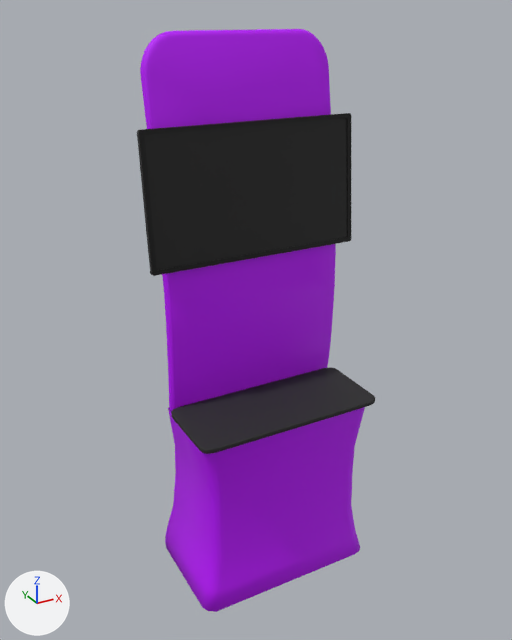
An edit to the glTF model models/backdrops/Quickzip/Broadcast.glb, drawn before and after from the same camera.
One viewpoint serves both versions: a 50 mm camera at (-1.33, -2.32, 2.38) aimed at (-0.03, 0.04, 1.2). The axes (+X, +Y, +Z) are drawn at lower left. The lights are the same throughout. The first picture is the older version.

Script lines for the objects in view, before the commit:
```python
mat_paint_color = principled_material('paint_color')
mat_paint_color.base_color = (0.502, 0.0, 1.0)  # purple #bc00ff
mat_paint_color.roughness = 0.691
me_mesh_013 = bpy.data.meshes.new('Mesh.013')
me_mesh_013.from_pydata(...)  # 1176 vertices, 2304 faces; spans x -0.46..0.46, y -0.25..0.27, z -0.01..2.29
# faces by material slot: [840, 56, 848, 560]
me_mesh_013.materials.append(mat_paint_color)  # purple #bc00ff
me_mesh_013.materials.append(mat_screen_002)  # black #191919
me_mesh_013.materials.append(mat_black_003)  # black #262626
me_mesh_013.materials.append(mat_black_tv_001)  # black #000000
ob_quickzip_broadcast = bpy.data.objects.new('QuickZip Broadcast', me_mesh_013)
ob_quickzip_broadcast.location = (0.0, 0.0, 0.011)
```
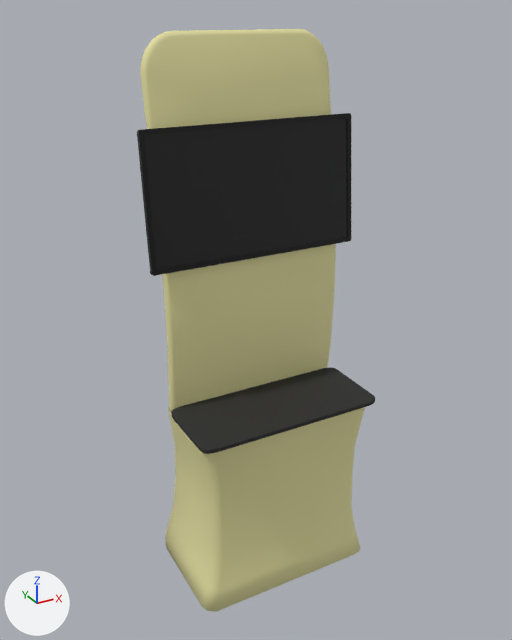
Commit message: Colors fixed

What differs and where, as boxes (x1, y1, x2, y2) in the pictures (512 x 640 px):
```json
{"object": "QuickZip Broadcast", "change": "recoloured", "before": [140, 29, 368, 612], "after": [140, 29, 368, 612], "on screen": "purple to beige"}
```

Edits to the scene script, one JSON object a line:
```json
{"op": "set", "path": "mat_paint_color.base_color", "old": "(0.502, 0.0, 1.0)", "new": "(0.8, 0.76, 0.368)", "note": "purple #bc00ff -> beige #e7e2a3"}
```
